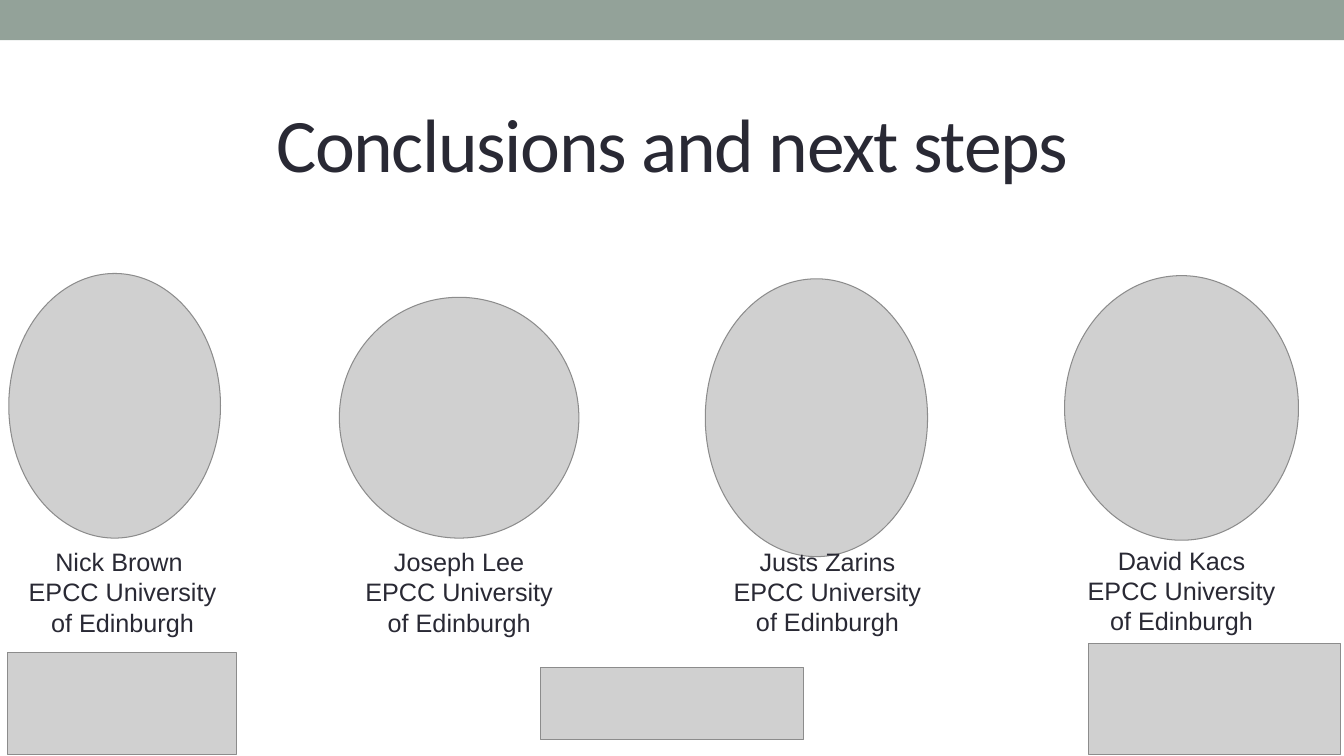
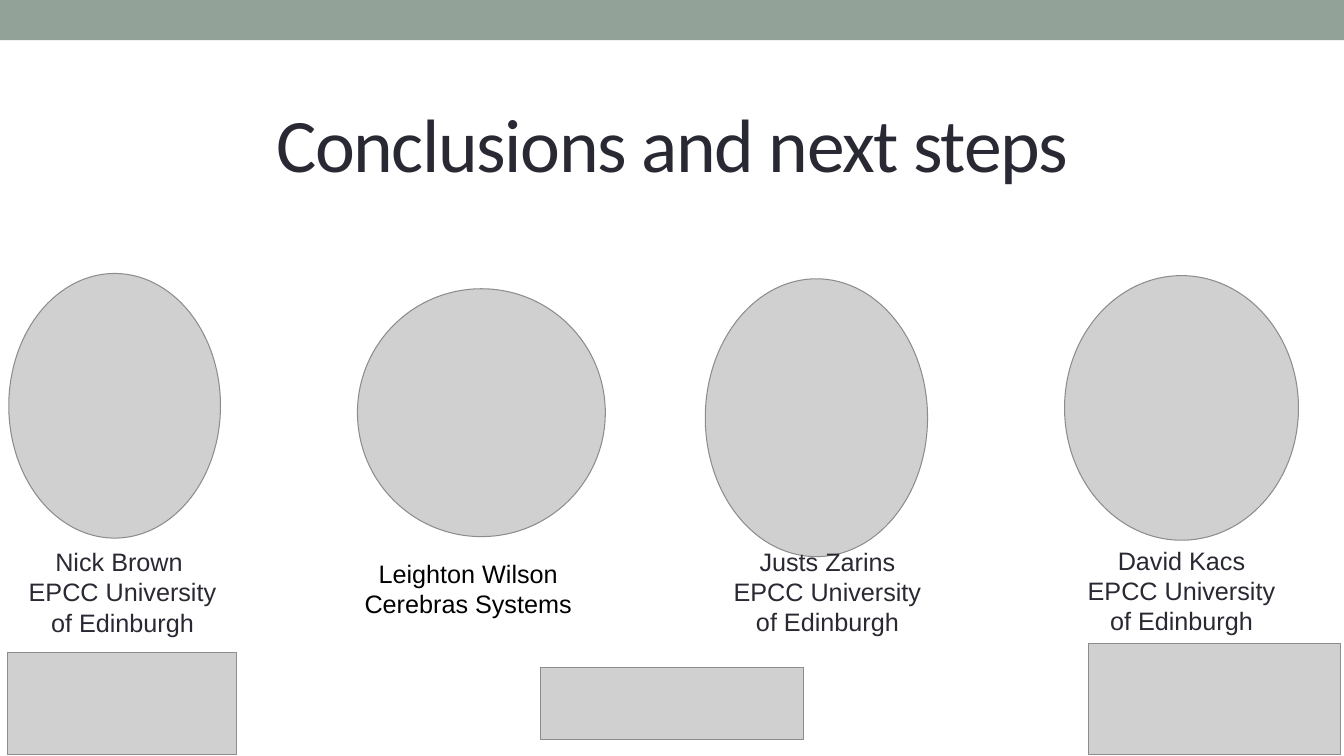
Before and after one commit to EPCCed/cs2-sdk-training, a slide deck: slide 1 of lectures/powerpoints/Conclusions.pptx. Drawn at 1344x756 pixels with LibreOffice and Linux fonts; fonts in the diff are those of the drawing; grey boxes stand for pictures. Boxes give left, top, right and bottom in pixels: in the first picture for what was removed or moved away, otherwise in the second. Text is boxed around its words. In the diff, an @@ line names an element or a change of style, - is before the commit and + after.

```diff
--- a/lectures/powerpoints/Conclusions.pptx
+++ b/lectures/powerpoints/Conclusions.pptx
@@ picture: place and size @@
-picture at [340,297,580,538]
+picture at [358,288,606,536]
@@ text removed at [365,552,553,637] @@
-Joseph Lee
-EPCC University of Edinburgh
@@ text added at [365,564,572,619], 18 pt, text #000000 @@
+Leighton Wilson
+Cerebras Systems
```
Also in this commit, not shown: 1 other slide changed, 4 other files.
